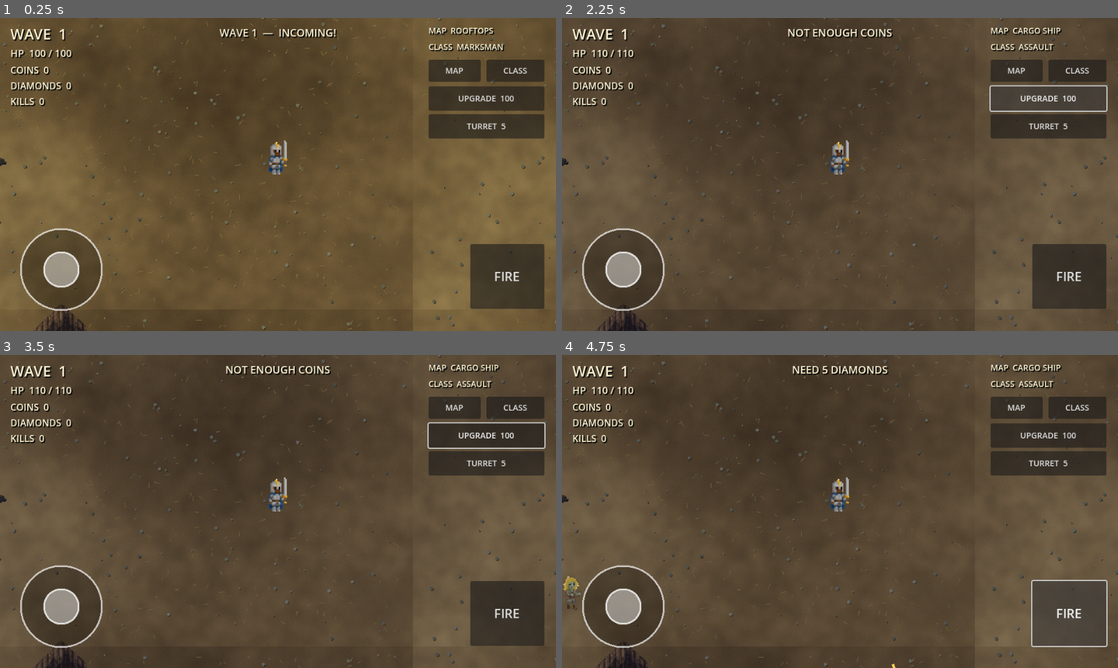
Above: before the commit, frames 1-4 (two rows, left to right).
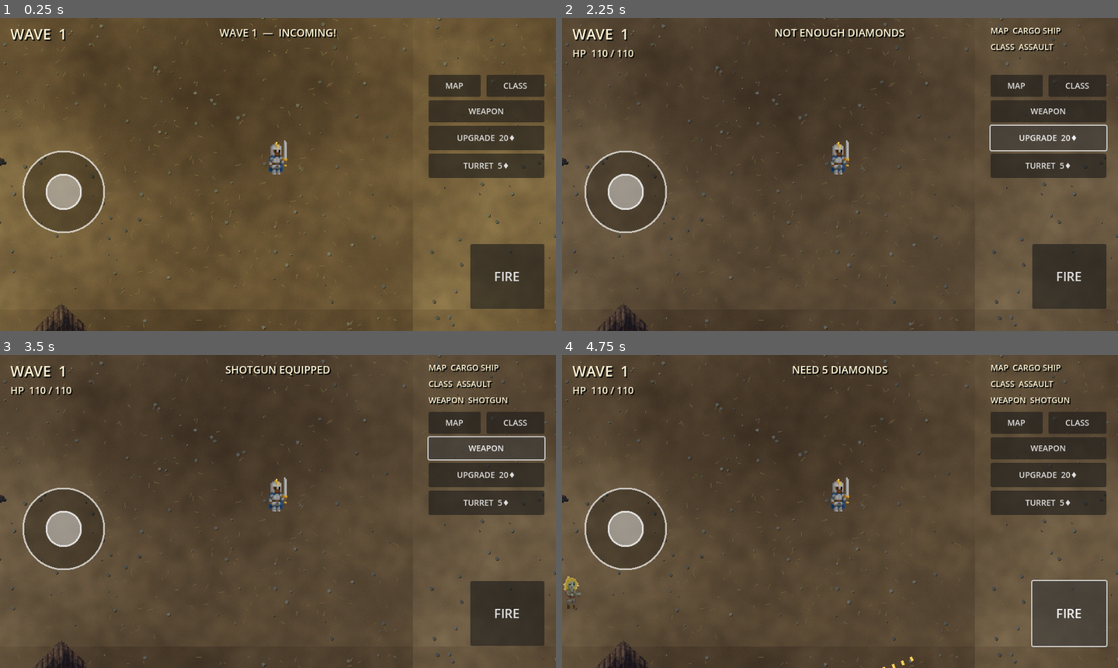
Above: after the commit, the same moments.

Repository: afie-boop/The-Fallen-Kingdom
Game: Godot game, scene res://scenes/deadzone.tscn
Same seed, same stepped clock (60 frames per second), same inputs: the game is played once before the commit and once after it.
Inputs (mouse positions are in pixels of both pictures, inside the frame that each line leads up to):
- Up to frame 1 (0.25 s): no input
- Up to frame 2 (2.25 s): click "MAP" at 0.5 s; click "CLASS" at 1.25 s; click "UPGRADE 100" (after the commit: "UPGRADE 20♦") at 2 s
- Up to frame 3 (3.5 s): click (489, 448) at 2.75 s, where only the run after the commit has a clickable "WEAPON"
- Up to frame 4 (4.75 s): click "TURRET 5" (after the commit: "TURRET 5♦") at 3.5 s; click "FIRE" at 4.25 s

The runs differ from the first frame. In frame 1, 12% of the frame differs, in the area x 2-98%, y 3-94%; in frame 2, 11%; in frame 3, 11%; in frame 4, 11%.
Error after the commit: Invalid assignment of property or key 'position' with value of type 'Vector2' on a base object of type 'Nil'. (res://scripts/deadzone_game.gd:253)

Commit message:
Add four weapons and diamond-only wallet with direct kill rewards

Diff:
--- a/extracted/The-Fallen-Kingdom/scripts/deadzone_game.gd
+++ b/extracted/The-Fallen-Kingdom/scripts/deadzone_game.gd
@@ -4,16 +4,15 @@
 const ZOMBIE_SCRIPT = preload("res://scripts/deadzone_zombie.gd")
 const BULLET_SCRIPT = preload("res://scripts/deadzone_bullet.gd")
 const TURRET_SCRIPT = preload("res://scripts/deadzone_turret.gd")
-const PICKUP_SCRIPT = preload("res://scripts/deadzone_pickup.gd")
 const JOYSTICK_SCRIPT = preload("res://scripts/touch_joystick.gd")
 
 const MAPS := ["ROOFTOPS", "CARGO SHIP", "SUBWAY"]
 const CLASSES := ["MARKSMAN", "ASSAULT", "TITAN"]
+const WEAPONS := ["PISTOL", "SHOTGUN", "RIFLE", "MINIGUN"]
 const MAP_RADIUS := 680.0
 
 var player: DeadzonePlayer
 var wave := 0
-var coins := 0
 var diamonds := 0
 var kills := 0
 var damage := 18.0
@@ -26,7 +25,6 @@
 var firing := false
 var wave_label: Label
 var hp_label: Label
-var coin_label: Label
 var kill_label: Label
 var diamond_label: Label
 var status_label: Label
@@ -36,6 +34,9 @@
 var upgrade_button: Button
 var turret_button: Button
 var class_button: Button
+var weapon_button: Button
+var weapon_label: Label
+var _weapon_index := 0
 var map_button: Button
 var joystick: TouchJoystick
 var _game_over := false
@@ -70,10 +71,9 @@
         elif get_tree().get_nodes_in_group("zombies").is_empty():
             wave_active = false
             intermission = 5.0
-            var reward := 20 + wave * 5
-            coins += reward
-            diamonds += 2 + int(wave / 3)
-            status_label.text = "WAVE CLEARED  +%d COINS  +%d DIAMONDS" % [reward, 2 + int(wave / 3)]
+            var reward := 2 + int(wave / 3)
+            diamonds += reward
+            status_label.text = "WAVE CLEARED  +%d DIAMONDS" % reward
             _update_hud()
     else:
         intermission -= delta
@@ -191,18 +191,18 @@
     add_child(layer)
     wave_label = _make_label(layer, Vector2(18, 10), Vector2(220, 40), 25)
     hp_label = _make_label(layer, Vector2(18, 48), Vector2(220, 28), 17)
-    coin_label = _make_label(layer, Vector2(18, 78), Vector2(170, 26), 16)
-    diamond_label = _make_label(layer, Vector2(18, 105), Vector2(180, 26), 16)
-    kill_label = _make_label(layer, Vector2(18, 132), Vector2(180, 26), 16)
+    kill_label = _make_label(layer, Vector2(18, 105), Vector2(180, 26), 16)
     status_label = _make_label(layer, Vector2(250, 12), Vector2(460, 36), 18)
     status_label.horizontal_alignment = HORIZONTAL_ALIGNMENT_CENTER
     map_label = _make_label(layer, Vector2(740, 12), Vector2(205, 26), 14)
     class_label = _make_label(layer, Vector2(740, 40), Vector2(205, 26), 14)
-
-    map_button = _make_button(layer, "MAP", Vector2(740, 72), Vector2(90, 38), _cycle_map)
-    class_button = _make_button(layer, "CLASS", Vector2(840, 72), Vector2(100, 38), _cycle_class)
-    upgrade_button = _make_button(layer, "UPGRADE  100", Vector2(740, 118), Vector2(200, 42), _buy_upgrade)
-    turret_button = _make_button(layer, "TURRET  5", Vector2(740, 166), Vector2(200, 42), _buy_turret)
+    weapon_label = _make_label(layer, Vector2(740, 68), Vector2(205, 26), 14)
+
+    map_button = _make_button(layer, "MAP", Vector2(740, 98), Vector2(90, 38), _cycle_map)
+    class_button = _make_button(layer, "CLASS", Vector2(840, 98), Vector2(100, 38), _cycle_class)
+    weapon_button = _make_button(layer, "WEAPON", Vector2(740, 142), Vector2(200, 38), _cycle_weapon)
+    upgrade_button = _make_button(layer, "UPGRADE  20♦", Vector2(740, 186), Vector2(200, 42), _buy_upgrade)
+    turret_button = _make_button(layer, "TURRET  5♦", Vector2(740, 234), Vector2(200, 42), _buy_turret)
 
     fire_button = _make_button(layer, "FIRE", Vector2(812, 390), Vector2(128, 112), Callable())
     fire_button.add_theme_font_size_override("font_size", 22)
@@ -250,16 +250,17 @@
     var right := view_size.x - 220.0
     wave_label.position = Vector2(18, 10)
     hp_label.position = Vector2(18, 48)
-    coin_label.position = Vector2(18, 78)
-    diamond_label.position = Vector2(18, 105)
-    kill_label.position = Vector2(18, 132)
+    diamond_label.position = Vector2(18, 78)
+    kill_label.position = Vector2(18, 105)
     status_label.position = Vector2((view_size.x - 460.0) * 0.5, 12)
     map_label.position = Vector2(right, 12)
     class_label.position = Vector2(right, 40)
-    map_button.position = Vector2(right, 72)
-    class_button.position = Vector2(right + 100.0, 72)
-    upgrade_button.position = Vector2(right, 118)
-    turret_button.position = Vector2(right, 166)
+    weapon_label.position = Vector2(right, 68)
+    map_button.position = Vector2(right, 98)
+    class_button.position = Vector2(right + 100.0, 98)
+    weapon_button.position = Vector2(right, 142)
+    upgrade_button.position = Vector2(right, 186)
+    turret_button.position = Vector2(right, 234)
     fire_button.position = Vector2(view_size.x - 148.0, view_size.y - 150.0)
     joystick.fit_to(view_size)
 
@@ -295,35 +296,45 @@
         return
     var direction := (target.global_position - player.global_position).normalized()
     player.face_toward(direction)
-    var bullet := BULLET_SCRIPT.new() as DeadzoneBullet
-    bullet.global_position = player.global_position + direction * 18.0
-    bullet.direction = direction
-    bullet.damage = damage
-    add_child(bullet)
-    fire_timer = fire_rate
+    match _weapon_index:
+        0: # Pistol
+            _spawn_bullet(direction, damage * 0.9, 1)
+            fire_timer = 0.38
+        1: # Shotgun: five pellets in a spread.
+            _spawn_bullet(direction, damage * 0.48, 5, 0.24)
+            fire_timer = 0.82
+        2: # Rifle
+            _spawn_bullet(direction, damage * 1.25, 1)
+            fire_timer = 0.24
+        3: # Minigun
+            _spawn_bullet(direction, damage * 0.52, 1)
+            fire_timer = 0.085
+
+func _spawn_bullet(direction: Vector2, bullet_damage: float, pellet_count: int, spread: float = 0.0) -> void:
+    for i in range(pellet_count):
+        var angle_offset := 0.0
+        if pellet_count > 1:
+            angle_offset = lerpf(-spread * 0.5, spread * 0.5, float(i) / float(pellet_count - 1))
+        var shot_direction := direction.rotated(angle_offset)
+        var bullet := BULLET_SCRIPT.new() as DeadzoneBullet
+        bullet.global_position = player.global_position + shot_direction * 18.0
+        bullet.direction = shot_direction
+        bullet.damage = bullet_damage
+        add_child(bullet)
 
 func _on_zombie_killed(zombie: DeadzoneZombie) -> void:
     kills += 1
-    coins += 8
-    if randf() < 0.28:
-        var drop: DeadzonePickup = PICKUP_SCRIPT.new() as DeadzonePickup
-        drop.position = zombie.global_position
-        drop.value = 1
-        drop.collected.connect(_on_diamond_collected)
-        add_child(drop)
-    _update_hud()
-
-func _on_diamond_collected(amount: int) -> void:
-    diamonds += amount
+    # Kill reward goes straight into the player's diamond wallet.
+    diamonds += 1
     _update_hud()
 
 func _buy_upgrade() -> void:
-    if coins < 100:
-        status_label.text = "NOT ENOUGH COINS"
-        return
-    coins -= 100
+    if diamonds < 20:
+        status_label.text = "NOT ENOUGH DIAMONDS"
+        return
+    diamonds -= 20
     damage += 7.0
-    fire_rate = maxf(0.12, fire_rate - 0.025)
+    fire_rate = maxf(0.08, fire_rate - 0.025)
     status_label.text = "WEAPON UPGRADED!"
     _update_hud()
 
@@ -347,6 +358,11 @@
     _apply_class()
     status_label.text = CLASSES[_class_index] + " CLASS SELECTED"
 
+func _cycle_weapon() -> void:
+    _weapon_index = (_weapon_index + 1) % WEAPONS.size()
+    weapon_label.text = "WEAPON  " + WEAPONS[_weapon_index]
+    status_label.text = WEAPONS[_weapon_index] + " EQUIPPED"
+
 func _cycle_map() -> void:
     _map_index = (_map_index + 1) % MAPS.size()
     map_label.text = "MAP  " + MAPS[_map_index]
@@ -357,11 +373,13 @@
     if wave_label == null:
         return
     wave_label.text = "WAVE  %d" % wave
-    coin_label.text = "COINS  %d" % coins
     diamond_label.text = "DIAMONDS  %d" % diamonds
     kill_label.text = "KILLS  %d" % kills
     map_label.text = "MAP  " + MAPS[_map_index]
     class_label.text = "CLASS  " + CLASSES[_class_index]
+    weapon_label.text = "WEAPON  " + WEAPONS[_weapon_index]
+    upgrade_button.text = "UPGRADE  20♦"
+    turret_button.text = "TURRET  5♦"
     if player != null:
         hp_label.text = "HP  %d / %d" % [roundi(player.hp), roundi(player.max_hp)]
 
@@ -384,6 +402,7 @@
     turret_button.disabled = true
     class_button.disabled = true
     map_button.disabled = true
+    weapon_button.disabled = true
     var restart := _make_button($HUD, "PLAY AGAIN", Vector2(390, 285), Vector2(180, 54), _restart_game)
     restart.add_theme_font_size_override("font_size", 20)
 
